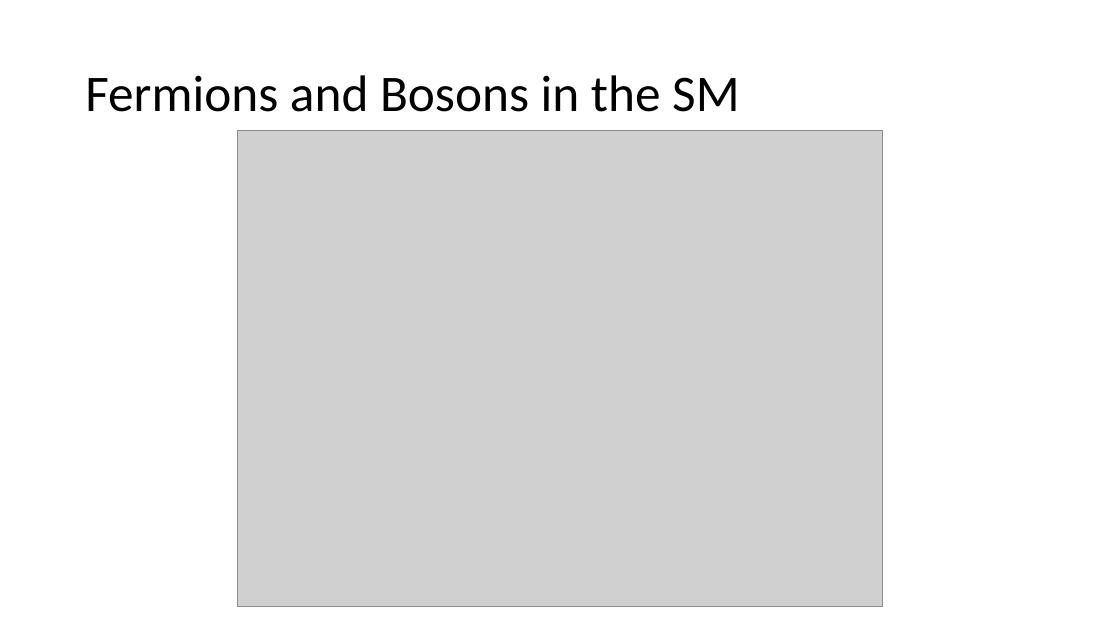
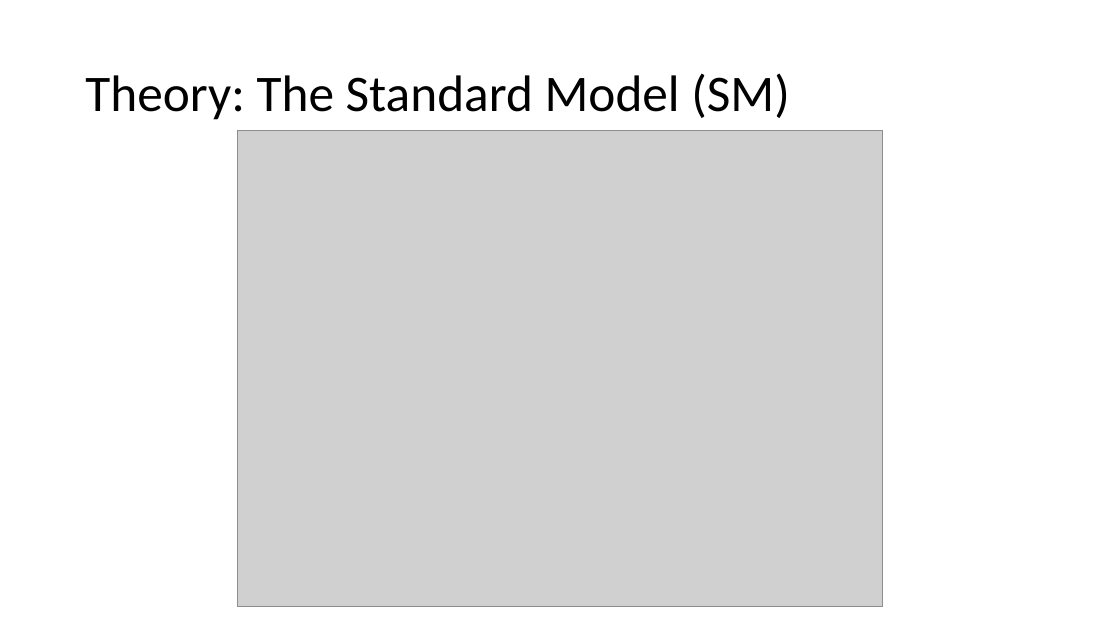
Before and after one commit to mitlabence/Lab18, a slide deck: slide 5 of Presentation/E212.pptx (slide 6 before the commit). Drawn at 1120x630 pixels with LibreOffice and Linux fonts; fonts in the diff are those of the drawing; grey boxes stand for pictures. Boxes give left, top, right and bottom in pixels: in the first picture for what was removed or moved away, otherwise in the second. Text is boxed around its words. In the diff, an @@ line names an element or a change of style, - is before the commit and + after.

```diff
--- a/Presentation/E212.pptx
+++ b/Presentation/E212.pptx
@@ title at (x1=85, y1=73, x2=790, y2=120): text changed @@
-Fermions and Bosons in the SM
+Theory: The Standard Model (SM)
```
Also in this commit, not shown: 4 other slides changed, 2 slides added, 7 slides removed.
